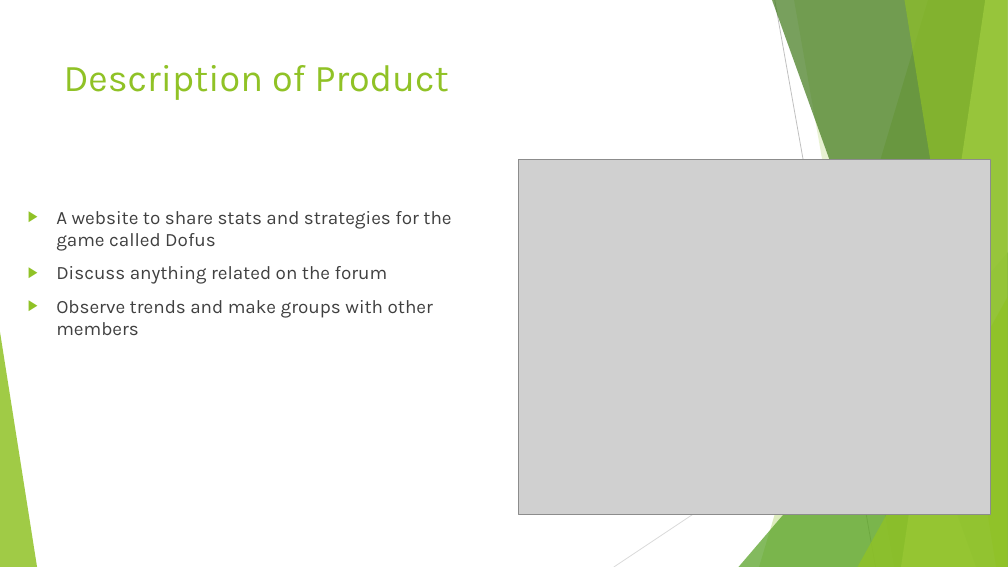
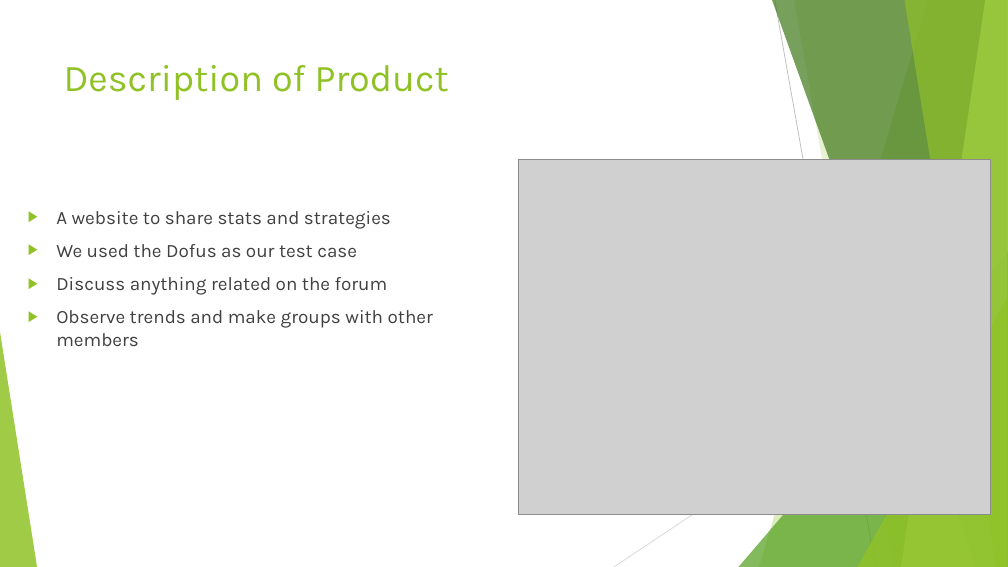
Before and after one commit to Jts996/CSC450, a slide deck: slide 2 of Presentation for 450.pptx. Drawn at 1008x567 pixels with LibreOffice and Linux fonts; fonts in the diff are those of the drawing; grey boxes stand for pictures. Boxes give left, top, right and bottom in pixels: in the first picture for what was removed or moved away, otherwise in the second. Text is boxed around its words. In the diff, an @@ line names an element or a change of style, - is before the commit and + after.

Commit message:
Added changes

```diff
--- a/Presentation for 450.pptx
+++ b/Presentation for 450.pptx
@@ text at (x1=56, y1=211, x2=391, y2=257): text changed @@
-▶ A website to share stats and strategies for the game called Dofus
+▶ A website to share stats and strategies
+▶ We used the Dofus as our test case
```
